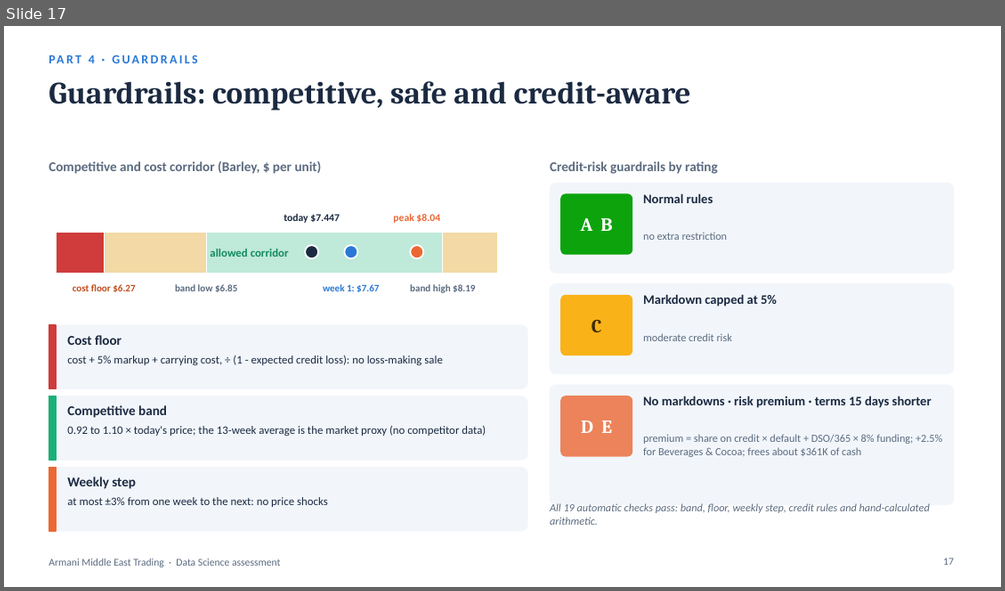
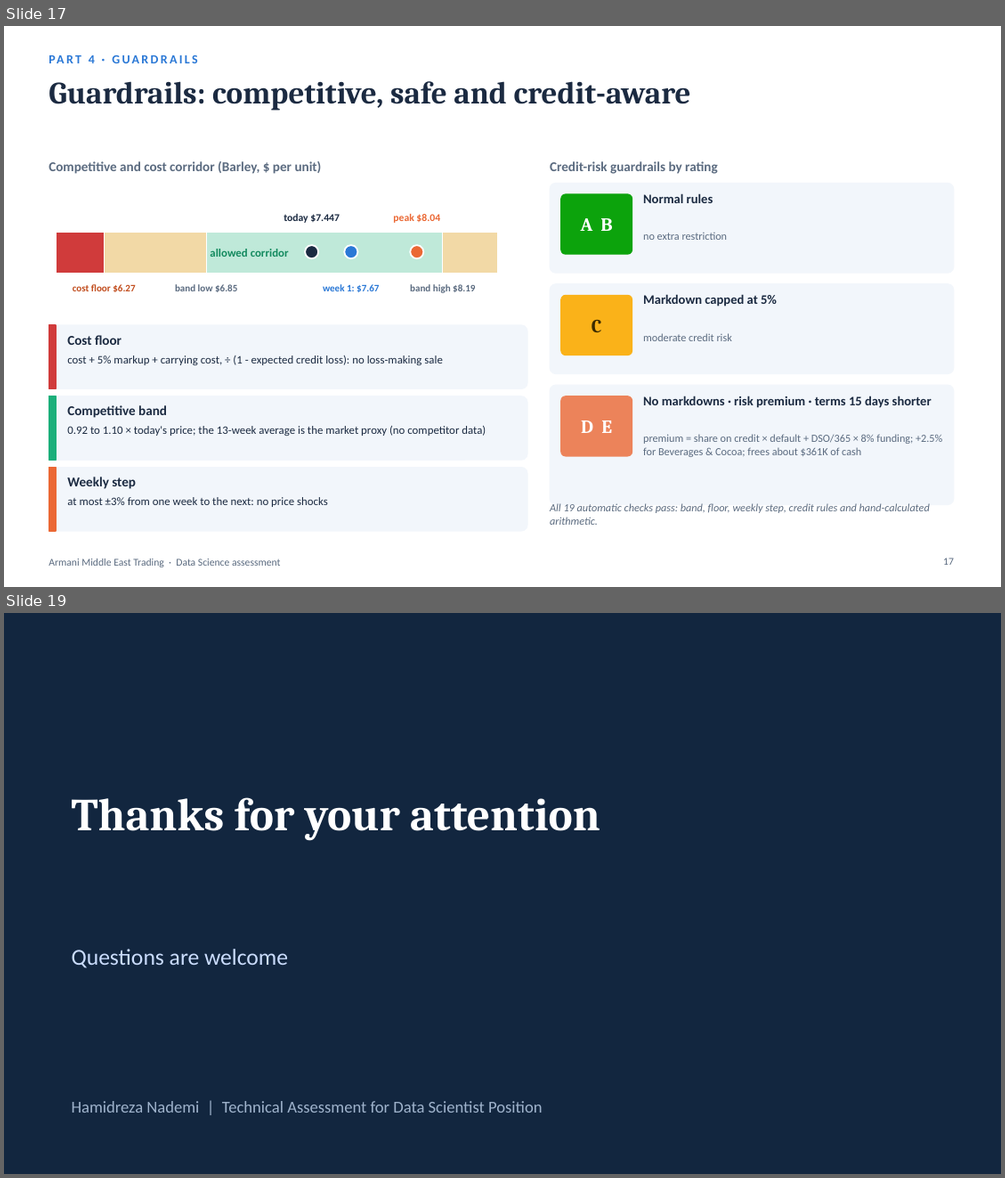
Before and after one commit to hrnademi/Technical_Assessment_HamidrezaNademi, a slide deck: Armani_Data_Science_Presentation.pptx. Shown one above the other, each under a label of ours: slide 17 before the commit, slides 17 and 19 after it; the slides between them are not shown. The pictures are 1005x591 and 1005x1178 pixels, drawn with LibreOffice and Linux fonts; fonts in the diff are those of the drawing. Boxes give left, top, right and bottom in pixels: in the first picture for what was removed or moved away, otherwise in the second. Text is boxed around its words. In the diff, an @@ line names an element or a change of style, - is before the commit and + after.

```diff
--- a/Armani_Data_Science_Presentation.pptx
+++ b/Armani_Data_Science_Presentation.pptx
@@ slide 19 added at box(4, 613, 1001, 1174), background #12263F @@
@@ title added at box(72, 797, 600, 841), 44 pt, text #FFFFFF, bold @@
+Thanks for your attention
@@ text added at box(72, 949, 288, 968), 22 pt, text #CADCFC @@
+Questions are welcome
@@ text added at box(72, 1101, 542, 1112), 16 pt, text #9FB3CC @@
+Hamidreza Nademi | Technical Assessment for Data Scientist Position
```
Also in this commit, not shown: 1 other file.
